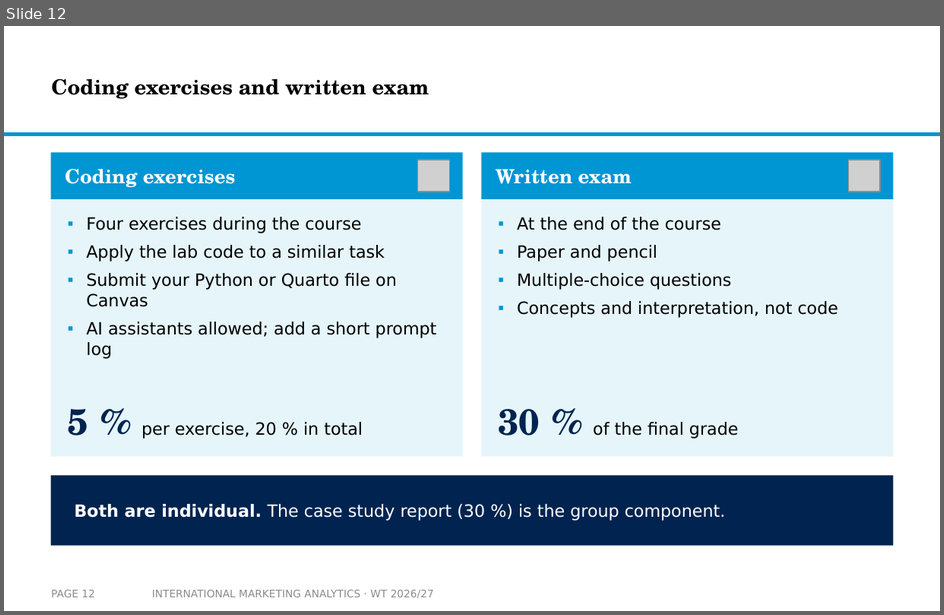
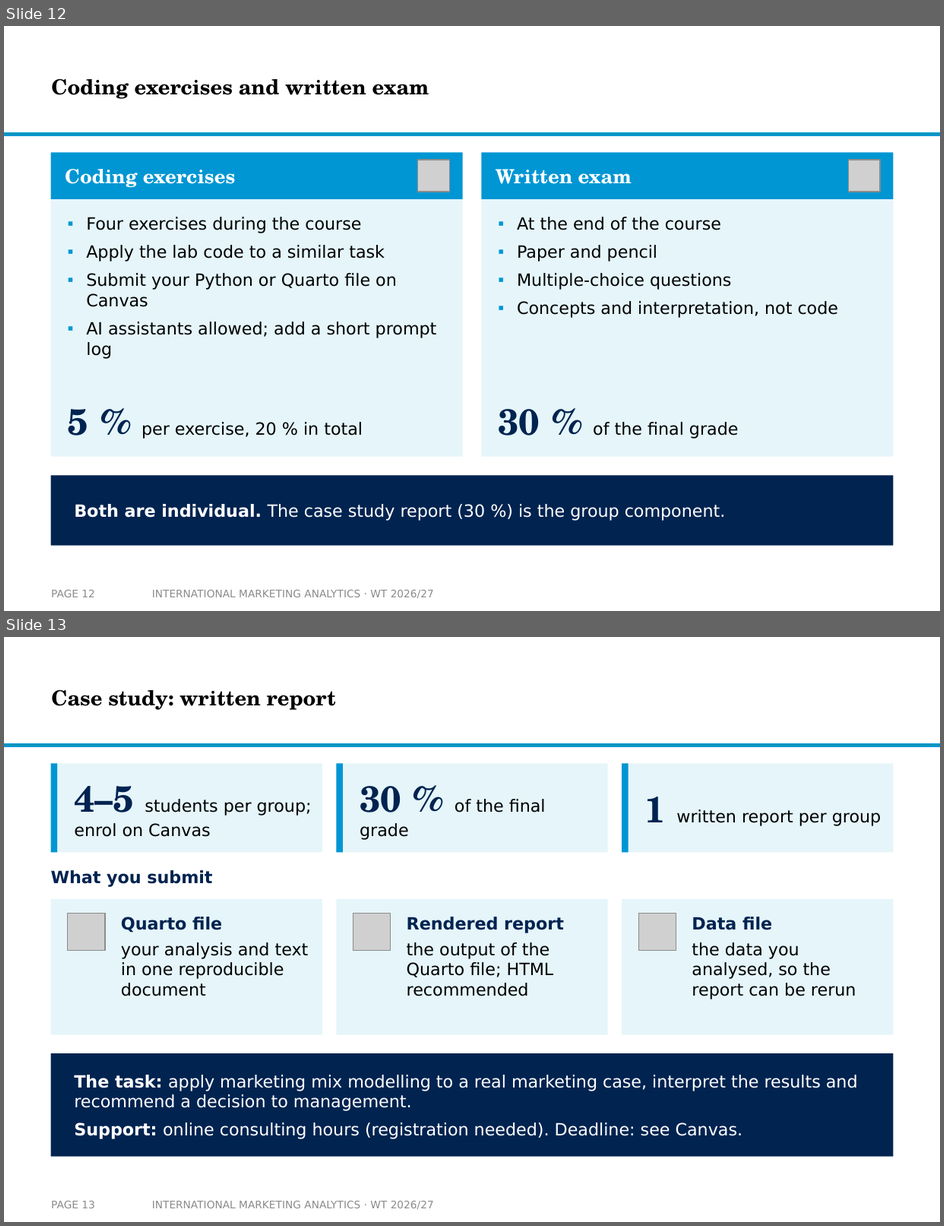
Before and after one commit to arnefloh-wu/International-Marketing-Analytics, a slide deck: slides/00a_course-content-and-style_WT26-27.pptx. Shown one above the other, each under a label of ours: slide 12 before the commit, slides 12 and 13 after it. The pictures are 944x615 and 944x1226 pixels, drawn with LibreOffice and Linux fonts; fonts in the diff are those of the drawing; grey boxes stand for pictures; background and template pictures are left out. Boxes give left, top, right and bottom in pixels: in the first picture for what was removed or moved away, otherwise in the second. Text is boxed around its words. In the diff, an @@ line names an element or a change of style, - is before the commit and + after.

```diff
--- a/slides/00a_course-content-and-style_WT26-27.pptx
+++ b/slides/00a_course-content-and-style_WT26-27.pptx
@@ slide 13 added at [4,637,940,1222], background #FFFFFF; not listed: 1 template element that a slide beside it also shows @@
@@ title added at [51,690,336,710], 16 pt, text #000000, bold @@
+Case study: written report
@@ rectangle added at [51,763,322,852], fill #E5F5FA @@
@@ rectangle added at [51,763,57,852], fill #0096D3 @@
@@ rectangle added at [336,763,608,852], fill #E5F5FA @@
@@ rectangle added at [336,763,343,852], fill #0096D3 @@
@@ rectangle added at [622,763,893,852], fill #E5F5FA @@
@@ rectangle added at [622,763,629,852], fill #0096D3 @@
@@ text added at [74,786,312,837], 13 pt, text #000000 @@
+4–5 students per group; enrol on Canvas
@@ text added at [360,786,546,840], 13 pt, text #000000 @@
+30 % of the final grade
@@ text added at [645,797,881,826], 13 pt, text #000000 @@
+1 written report per group
@@ text added at [51,870,212,887], 13 pt, text #002350, bold @@
+What you submit
@@ rectangle added at [51,899,322,1035], fill #E5F5FA @@
@@ rectangle added at [336,899,608,1035], fill #E5F5FA @@
@@ rectangle added at [622,899,893,1035], fill #E5F5FA @@
@@ picture added at [68,913,105,951] @@
@@ text added at [121,917,309,996], 13 pt, text #000000 @@
+Quarto file
+your analysis and text in one reproducible document
@@ picture added at [354,913,391,951] @@
@@ text added at [407,917,564,996], 13 pt, text #000000 @@
+Rendered report
+the output of the Quarto file; HTML recommended
@@ picture added at [639,913,677,951] @@
@@ text added at [692,917,857,1000], 13 pt, text #000000 @@
+Data file
+the data you analysed, so the report can be rerun
@@ rectangle added at [51,1053,893,1157], fill #002350 @@
@@ text added at [74,1075,858,1139], 13 pt, text #FFFFFF @@
+The task: apply marketing mix modelling to a real marketing case, interpret the results and recommend a decision to management.
+Support: online consulting hours (registration needed). Deadline: see Canvas.
@@ page number added at [51,1201,94,1209], 8 pt, text #8C8C8C @@
+PAGE 13
@@ text added at [152,1201,434,1209], 8 pt, text #8C8C8C @@
+INTERNATIONAL MARKETING ANALYTICS · WT 2026/27
```
Also in this commit, not shown: 2 slides changed, 3 other files.
